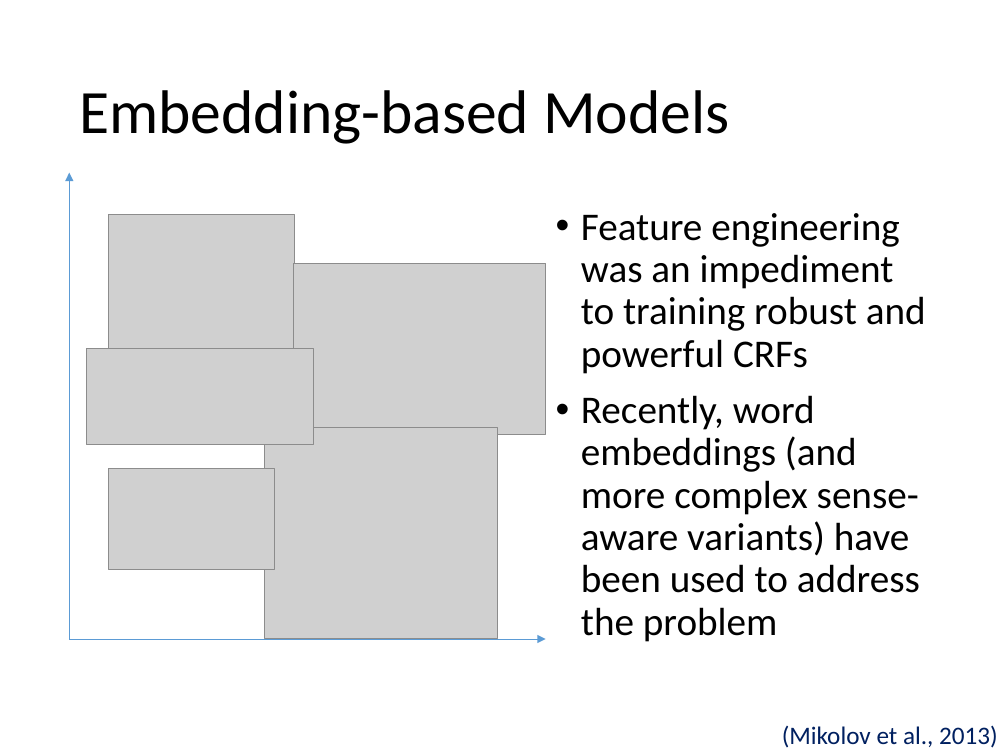
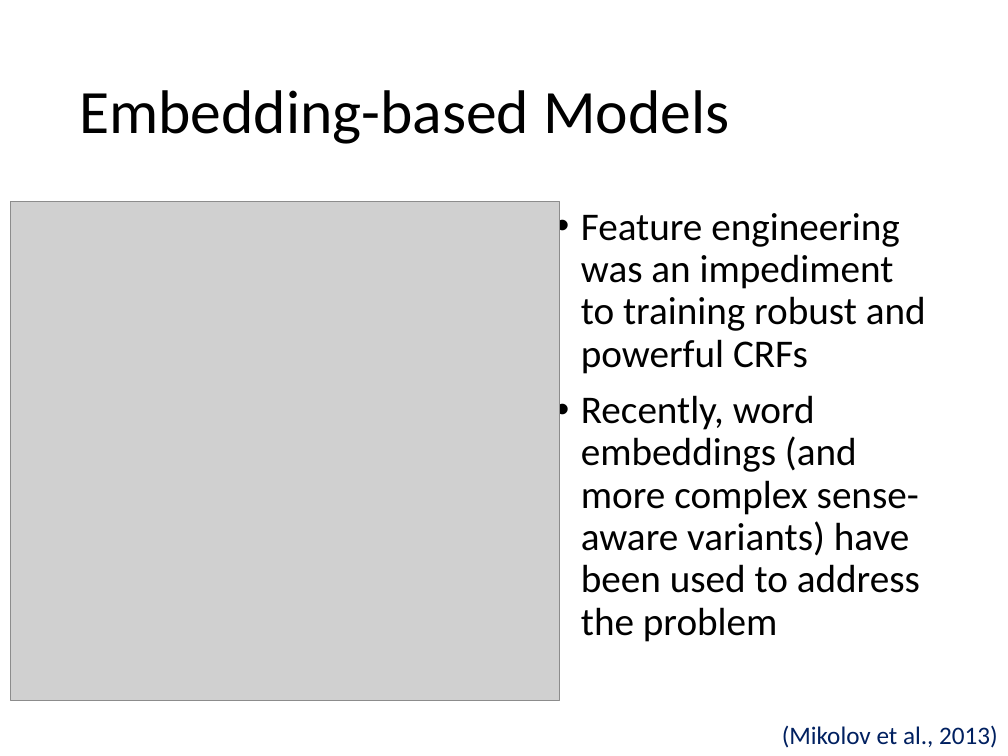
Before and after one commit to evhart/smasac-tutorial, a slide deck: slide 11 of slides/pptx/3-entity-extraction.pptx (slide 9 before the commit). Drawn at 1008x756 pixels with LibreOffice and Linux fonts; fonts in the diff are those of the drawing; grey boxes stand for pictures. Boxes give left, top, right and bottom in pixels: in the first picture for what was removed or moved away, otherwise in the second. Text is boxed around its words. In the diff, an @@ line names an element or a change of style, - is before the commit and + after.

```diff
--- a/slides/pptx/3-entity-extraction.pptx
+++ b/slides/pptx/3-entity-extraction.pptx
@@ arrow removed from (70, 639) to (70, 172) @@
@@ picture added at bbox=[11, 202, 560, 701] @@
@@ picture removed at bbox=[109, 215, 294, 373] @@
@@ picture removed at bbox=[293, 263, 545, 434] @@
@@ picture removed at bbox=[87, 349, 313, 445] @@
@@ picture removed at bbox=[265, 427, 498, 639] @@
@@ picture removed at bbox=[109, 468, 274, 570] @@
@@ arrow removed from (70, 639) to (545, 639) @@
```
Also in this commit, not shown: 11 other slides changed, 2 slides added.
